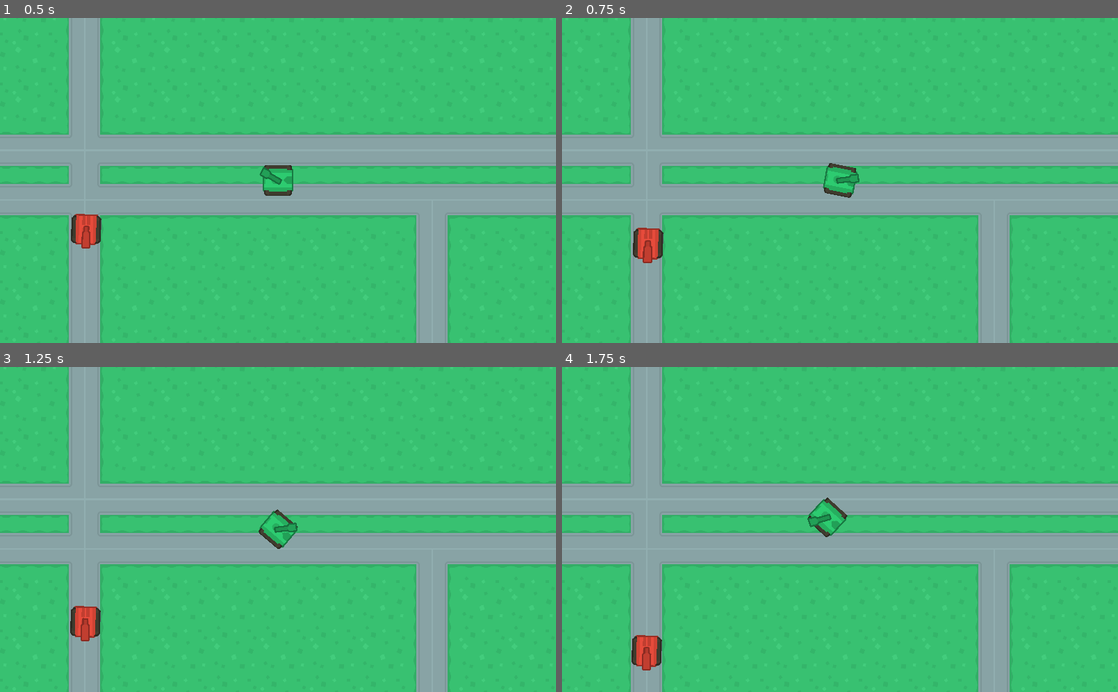
Above: before the commit, frames 1-4 (two rows, left to right).
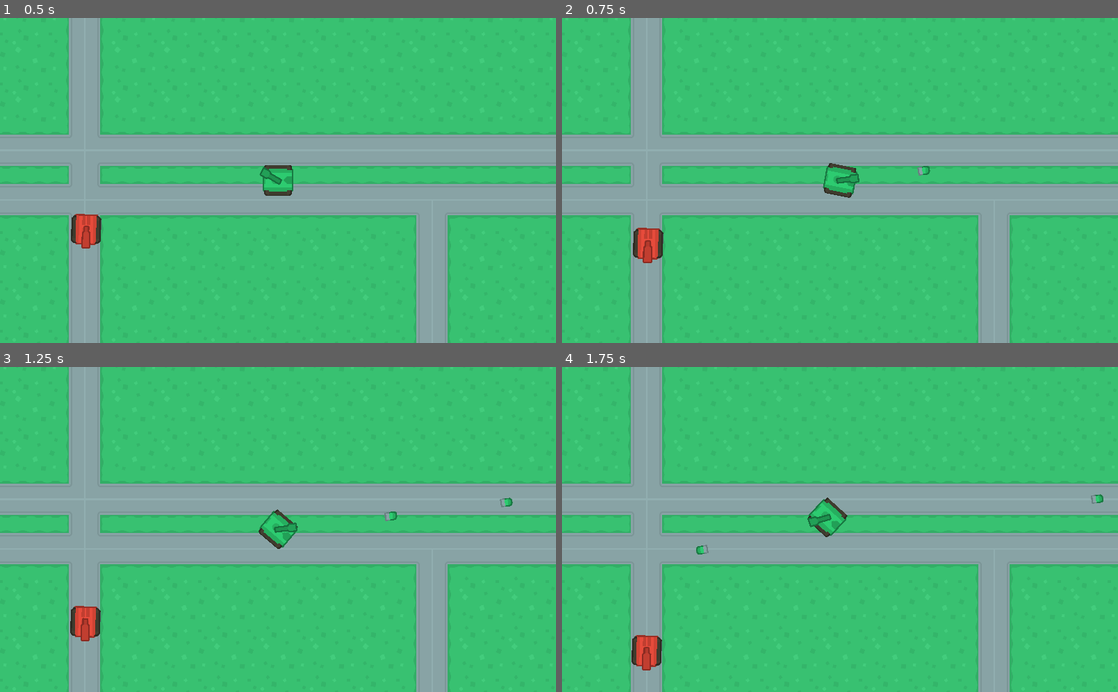
Above: after the commit, the same moments.

Repository: steventuckness/TopDownTankShooter
Game: Godot game, scene res://tanks/World.tscn
Same seed, same stepped clock (60 frames per second), same inputs: the game is played once before the commit and once after it.
Inputs (mouse positions are in pixels of both pictures, inside the frame that each line leads up to):
- Up to frame 1 (0.5 s): no input
- Up to frame 2 (0.75 s): move the mouse to (962, 164) at 0.52 s; press the mouse at (962, 164) at 0.53 s; hold D (turn_right) from 0.53 s (still down)
- Up to frame 3 (1.25 s): keep holding D (turn_right)
- Up to frame 4 (1.75 s): move the mouse to (728, 545) at 1.27 s; release D (turn_right) at 1.28 s; release the mouse at (728, 545) at 1.28 s; hold S (back) from 1.28 s (still down); click (728, 545) at 1.35 s

Frame 1 is identical in both runs. In frame 2, less than 0.1% of the frame differs, in the area x 63-67%, y 45-49%; in frame 3, less than 0.1%, in the area x 69-93%, y 40-48%; in frame 4, less than 0.1%.

Commit message:
add player shoot, another enemy tank

Diff:
--- /dev/null
+++ b/bullets/Bullet.gd
@@ -0,0 +1,29 @@
+extends Area2D
+
+export (int) var speed
+export (int) var damage
+export (float) var lifetime
+
+var velocity = Vector2()
+
+func start(_position, _direction):
+	position = _position
+	rotation = _direction.angle()
+	$Lifetime.wait_time = lifetime
+	velocity = _direction * speed
+
+func _process(delta):
+	position += velocity * delta
+
+func explode():
+	queue_free()
+
+func _on_Bullet_body_entered(body):
+	explode()
+
+	if body.has_method('take_damage'):
+		body.take_damage(damage)
+
+
+func _on_Timer_timeout():
+	explode()
--- /dev/null
+++ b/bullets/Bullet.tscn
@@ -0,0 +1,16 @@
+[gd_scene load_steps=2 format=2]
+
+[ext_resource path="res://bullets/Bullet.gd" type="Script" id=1]
+
+[node name="Bullet" type="Area2D"]
+script = ExtResource( 1 )
+
+[node name="Sprite" type="Sprite" parent="."]
+
+[node name="CollisionShape2D" type="CollisionShape2D" parent="."]
+
+[node name="Lifetime" type="Timer" parent="."]
+one_shot = true
+autostart = true
+[connection signal="body_entered" from="." to="." method="_on_Bullet_body_entered"]
+[connection signal="timeout" from="Lifetime" to="." method="_on_Timer_timeout"]
--- /dev/null
+++ b/bullets/PlayerBullet.gd
@@ -0,0 +1 @@
+extends "res://bullets/Bullet.gd"
--- /dev/null
+++ b/bullets/PlayerBullet.tscn
@@ -0,0 +1,23 @@
+[gd_scene load_steps=5 format=2]
+
+[ext_resource path="res://bullets/Bullet.tscn" type="PackedScene" id=1]
+[ext_resource path="res://assets/onlyObjects_retina_rotated.png" type="Texture" id=2]
+[ext_resource path="res://bullets/PlayerBullet.gd" type="Script" id=3]
+
+[sub_resource type="RectangleShape2D" id=1]
+extents = Vector2( 15.6983, 10.9306 )
+
+[node name="PlayerBullet" instance=ExtResource( 1 )]
+script = ExtResource( 3 )
+speed = 750
+damage = 10
+lifetime = 0.5
+
+[node name="Sprite" parent="." index="0"]
+rotation = 3.14159
+texture = ExtResource( 2 )
+region_enabled = true
+region_rect = Rect2( 388, 299, 32, 22 )
+
+[node name="CollisionShape2D" parent="." index="1"]
+shape = SubResource( 1 )
--- a/project.godot
+++ b/project.godot
@@ -75,6 +75,13 @@
  ]
 }
 
+[layer_names]
+
+2d_physics/layer_1="environment"
+2d_physics/layer_2="player"
+2d_physics/layer_3="enemies"
+2d_physics/layer_4="bullets"
+
 [rendering]
 
 quality/2d/use_pixel_snap=true
--- a/tanks/EnemyTank.gd
+++ b/tanks/EnemyTank.gd
@@ -25,8 +25,7 @@
 		$Turret.global_rotation = current_dir.linear_interpolate(target_dir, turret_speed * delta).angle()
 
 func _on_DetectRadius_body_entered(body):
-	if body.name == "Player":
-		target = body
+	target = body
 
 
 func _on_DetectRadius_body_exited(body):
--- a/tanks/EnemyTank.tscn
+++ b/tanks/EnemyTank.tscn
@@ -10,6 +10,8 @@
 [sub_resource type="CircleShape2D" id=2]
 
 [node name="EnemyTank" instance=ExtResource( 1 )]
+collision_layer = 4
+collision_mask = 6
 script = ExtResource( 3 )
 speed = 150
 turret_speed = 1.0
--- a/tanks/Player.gd
+++ b/tanks/Player.gd
@@ -14,3 +14,6 @@
 		velocity = Vector2(speed, 0).rotated(rotation)
 	if (Input.is_action_pressed('back')):
 		velocity = Vector2(-speed/2, 0).rotated(rotation)
+
+	if Input.is_action_pressed('click'):
+		shoot()
--- a/tanks/Player.tscn
+++ b/tanks/Player.tscn
@@ -1,15 +1,19 @@
-[gd_scene load_steps=5 format=2]
+[gd_scene load_steps=6 format=2]
 
 [ext_resource path="res://tanks/Tank.tscn" type="PackedScene" id=1]
 [ext_resource path="res://assets/onlyObjects_retina_rotated.png" type="Texture" id=2]
 [ext_resource path="res://tanks/Player.gd" type="Script" id=3]
+[ext_resource path="res://bullets/PlayerBullet.tscn" type="PackedScene" id=4]
 
 [sub_resource type="RectangleShape2D" id=1]
 extents = Vector2( 11.3955, 13.9347 )
 
 [node name="Player" instance=ExtResource( 1 )]
 position = Vector2( 753.7, 456.14 )
+collision_layer = 2147483650
+collision_mask = 5
 script = ExtResource( 3 )
+Bullet = ExtResource( 4 )
 speed = 200
 rotation_speed = 1.0
 gun_cooldown = 0.4
@@ -21,7 +25,8 @@
 region_rect = Rect2( 308, 266, 80, 78 )
 
 [node name="CollisionShape2D" parent="." index="1"]
-scale = Vector2( 3.74841, -2.51501 )
+position = Vector2( 0.445496, 0.222717 )
+scale = Vector2( 3.5484, -2.27501 )
 shape = SubResource( 1 )
 
 [node name="Turret" parent="." index="2"]
@@ -31,7 +36,7 @@
 region_rect = Rect2( 684, 14, 60, 24 )
 
 [node name="Muzzle" parent="Turret" index="0"]
-position = Vector2( 55, 0 )
+position = Vector2( 68.1408, 0 )
 
 [node name="Camera2D" type="Camera2D" parent="." index="4"]
 current = true
--- a/tanks/Tank.tscn
+++ b/tanks/Tank.tscn
@@ -1,6 +1,9 @@
-[gd_scene format=2]
+[gd_scene load_steps=2 format=2]
+
+[ext_resource path="res://tanks/tank.gd" type="Script" id=1]
 
 [node name="Tank" type="KinematicBody2D"]
+script = ExtResource( 1 )
 
 [node name="Body" type="Sprite" parent="."]
 
@@ -12,3 +15,4 @@
 [node name="Muzzle" type="Position2D" parent="Turret"]
 
 [node name="GunTimer" type="Timer" parent="."]
+[connection signal="timeout" from="GunTimer" to="." method="_on_GunTimer_timeout"]
--- a/tanks/World.tscn
+++ b/tanks/World.tscn
@@ -8,6 +8,11 @@
 [sub_resource type="Curve2D" id=1]
 _data = {
 "points": PoolVector2Array( 0, 0, 0, 0, 65.2988, 322.141, 0, 0, 0, 0, 67.7496, 383.127, 0, 0, 0, 0, 55.8442, 903.794, 0 …(297 unchanged characters)…
+}
+
+[sub_resource type="Curve2D" id=2]
+_data = {
+"points": PoolVector2Array( 0, 0, 0, 0, 2048.68, 323.137, 0, 0, 0, 0, 1999.39, 334.748, 0, 0, 0, 0, 1988.75, 387.565, 0, 0, 0, 0, 1985.58, 2064.14, 0, 0, 0, 0, 2003.79, 2091.39, 0, 0, 0, 0, 2039.12, 2110.13, 0, 0, 0, 0, 2878.9, 2105.66, 0, 0, 0, 0, 2892.11, 1877.25, 0, 0, 0, 0, 2939.31, 1862.14, 0, 0, 0, 0, 3180.94, 1864.03, 0, 0, 0, 0, 3172.5, 318.556, 0, 0, 0, 0, 2048.68, 323.137 )
 }
 
 [node name="World" type="Node2D"]
@@ -22,6 +27,7 @@
 
 [node name="Player" parent="." instance=ExtResource( 1 )]
 position = Vector2( 562.269, 269.831 )
+collision_layer = 2
 
 [node name="Paths" type="Node2D" parent="."]
 
@@ -34,3 +40,13 @@
 
 [node name="EnemyTank" parent="Paths/Path2D/PathFollow2D" instance=ExtResource( 4 )]
 detect_radius = 400.0
+
+[node name="Path2D2" type="Path2D" parent="Paths"]
+curve = SubResource( 2 )
+
+[node name="PathFollow2D" type="PathFollow2D" parent="Paths/Path2D2"]
+position = Vector2( 2048.68, 323.137 )
+rotation = 2.9102
+
+[node name="EnemyTank" parent="Paths/Path2D2/PathFollow2D" instance=ExtResource( 4 )]
+[connection signal="shoot" from="Player" to="." method="_on_Tank_Shoot"]
--- a/tanks/tank.gd
+++ b/tanks/tank.gd
@@ -1,5 +1,6 @@
 extends KinematicBody2D
 
+signal shoot
 signal health_changes
 signal dead
 
@@ -19,8 +20,18 @@
 func control(delta):
 	pass
 
+func shoot():
+	if can_shoot:
+		can_shoot = false
+		$GunTimer.start()
+		var dir = Vector2(1, 0).rotated($Turret.global_rotation)
+		emit_signal('shoot', Bullet, $Turret/Muzzle.global_position, dir)
+
 func _physics_process(delta):
 	if not alive:
 		return
 	control(delta)
 	move_and_slide(velocity)
+
+func _on_GunTimer_timeout():
+	can_shoot = true
--- a/terrain/Map.gd
+++ b/terrain/Map.gd
@@ -13,3 +13,8 @@
 	$Player/Camera2D.limit_right = map_limits.end.x * map_cellsize.x
 	$Player/Camera2D.limit_top = map_limits.position.y * map_cellsize.y
 	$Player/Camera2D.limit_bottom = map_limits.end.y * map_cellsize.y
+
+func _on_Tank_Shoot(bullet, _position, _direction):
+	var b = bullet.instance()
+	add_child(b)
+	b.start(_position, _direction)
Not shown: 1 places in tanks/World.tscn that only renumber resources
